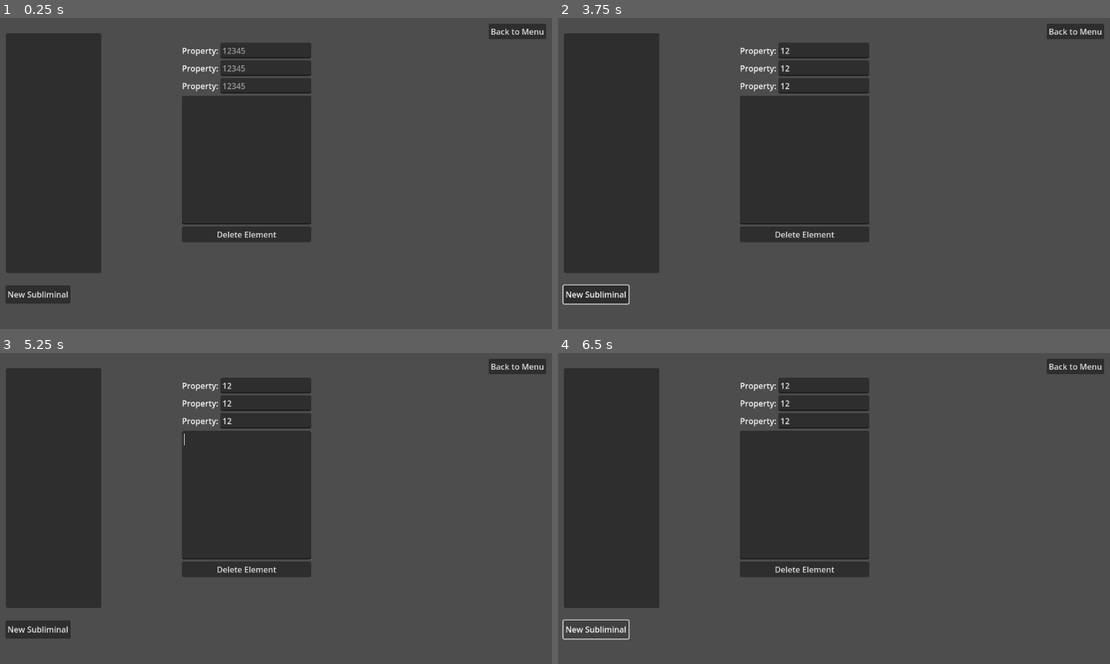
Above: before the commit, frames 1-4 (two rows, left to right).
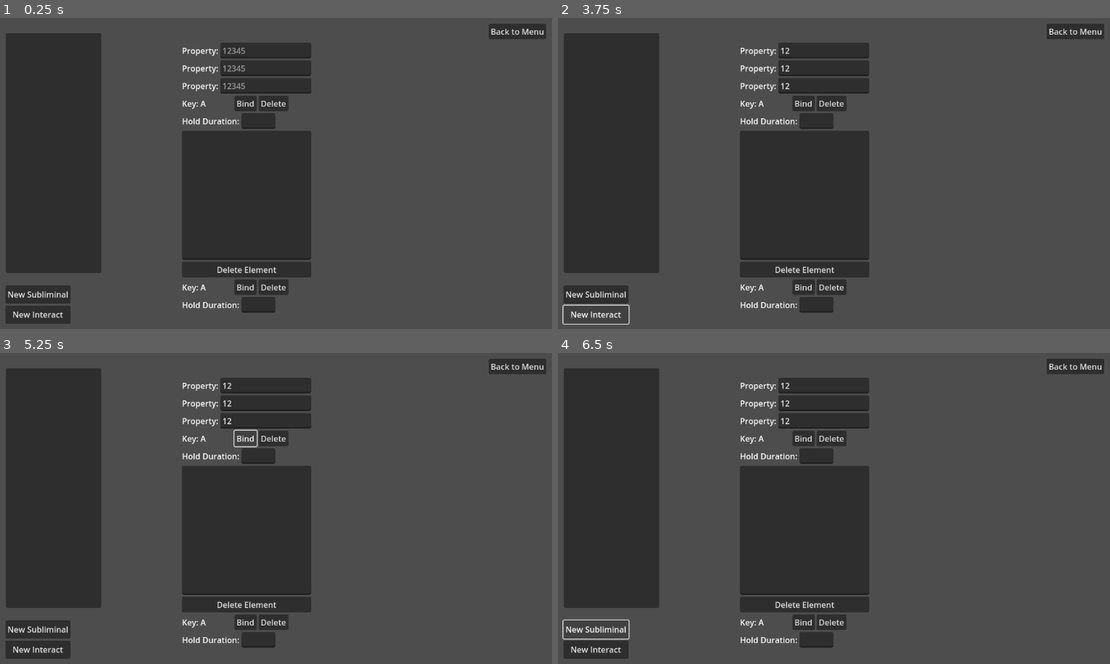
Above: after the commit, the same moments.

Repository: WinterWarp/KeyHypno
Game: Godot game, scene res://Scenes/EditingScene.tscn
Two runs of this game, one before a commit and one after it. Both use one fixed random seed, a clock stepped at 60 frames per second and the inputs below. This scene is started directly instead of the project's main scene.
Inputs (mouse positions are in pixels of both pictures, inside the frame that each line leads up to):
- Up to frame 1 (0.25 s): no input
- Up to frame 2 (3.75 s): click (822, 49) at 0.52 s; type "12" at 0.6 s; click (822, 67) at 0.75 s; type "12" at 0.83 s; click (822, 86) at 0.98 s; type "12" at 1.07 s; click (800, 101) at 1.25 s, where only the run after the commit has a clickable "Bind"; click "New Subliminal" at 2 s; click "New Subliminal" at 2.75 s; click (596, 313) at 3.5 s, where only the run after the commit has a clickable "New Interact"
- Up to frame 3 (5.25 s): click (38, 648) at 4.25 s, where only the run after the commit has a clickable "New Interact"; click (242, 436) at 5 s, where only the run after the commit has a clickable "Bind"
- Up to frame 4 (6.5 s): click "New Subliminal" at 5.75 s

The runs differ from the first frame. In frame 1, 6.1% of the frame differs, in the area x 1-57%, y 25-99%; in frame 2, 5.7%; in frame 3, 6.1%, in the area x 1-57%, y 24-99%; in frame 4, 6.1%.
Error before the commit: Invalid call. Nonexistent function 'assign_unique_default_display_name_to_element' in base 'Nil'. (res://Scripts/editing_scene.gd:36)
Error after the commit: Invalid call. Nonexistent function 'assign_unique_default_display_name_to_element' in base 'Nil'. (res://Scripts/editing_scene.gd:46)

Commit message:
Implemented interact elements

Diff:
--- a/Scenes/EditingScene.tscn
+++ b/Scenes/EditingScene.tscn
@@ -1,6 +1,7 @@
-[gd_scene load_steps=2 format=3 uid="uid://dcuw6mx1gt4su"]
+[gd_scene load_steps=3 format=3 uid="uid://dcuw6mx1gt4su"]
 
 [ext_resource type="Script" path="res://Scripts/editing_scene.gd" id="1_lwjxk"]
+[ext_resource type="PackedScene" uid="uid://br4jmmu48sjyr" path="res://Scenes/InteractionKeyEditPane.tscn" id="2_u403d"]
 
 [node name="Node2D" type="Node2D"]
 position = Vector2(407, 55)
@@ -14,6 +15,13 @@
 offset_right = 186.0
 offset_bottom = 573.0
 text = "New Subliminal"
+
+[node name="AddInteractButton" type="Button" parent="CanvasLayer"]
+offset_left = 57.0
+offset_top = 577.0
+offset_right = 186.0
+offset_bottom = 613.0
+text = "New Interact"
 
 [node name="BackToMenuButton" type="Button" parent="CanvasLayer"]
 anchors_preset = 1
@@ -70,6 +78,9 @@
 size_flags_horizontal = 3
 placeholder_text = "12345"
 
+[node name="Control" parent="CanvasLayer/EditElementRootContainer" instance=ExtResource("2_u403d")]
+layout_mode = 2
+
 [node name="TextEdit" type="TextEdit" parent="CanvasLayer/EditElementRootContainer"]
 custom_minimum_size = Vector2(256, 256)
 layout_mode = 2
@@ -79,6 +90,10 @@
 layout_mode = 2
 text = "Delete Element"
 
+[node name="Control2" parent="CanvasLayer/EditElementRootContainer" instance=ExtResource("2_u403d")]
+layout_mode = 2
+
 [connection signal="pressed" from="CanvasLayer/AddSubliminalButton" to="." method="_on_add_subliminal_button_pressed"]
+[connection signal="pressed" from="CanvasLayer/AddInteractButton" to="." method="_on_add_interact_button_pressed"]
 [connection signal="pressed" from="CanvasLayer/BackToMenuButton" to="." method="_on_back_to_menu_button_pressed"]
 [connection signal="item_selected" from="CanvasLayer/ListOfElementsInSession" to="." method="_on_list_of_elements_in_session_item_selected"]
--- a/Scenes/HypnoScene.tscn
+++ b/Scenes/HypnoScene.tscn
@@ -43,6 +43,21 @@
 grow_horizontal = 0
 text = "Main Menu"
 
+[node name="InteractLabel" type="Label" parent="SessionCanvas"]
+anchors_preset = 8
+anchor_left = 0.5
+anchor_top = 0.5
+anchor_right = 0.5
+anchor_bottom = 0.5
+offset_left = -139.0
+offset_top = 62.0
+offset_right = 142.0
+offset_bottom = 85.0
+grow_horizontal = 2
+grow_vertical = 2
+text = "Press the A key"
+horizontal_alignment = 1
+
 [node name="Control" type="Control" parent="."]
 layout_mode = 3
 anchors_preset = 0
--- /dev/null
+++ b/Scenes/InteractionKeyEditPane.tscn
@@ -0,0 +1,41 @@
+[gd_scene load_steps=3 format=3 uid="uid://br4jmmu48sjyr"]
+
+[ext_resource type="Script" path="res://Scripts/interaction_key_edit_pane.gd" id="1_41ox1"]
+[ext_resource type="Script" path="res://Scripts/FloatPropLineEdit.gd" id="2_ewies"]
+
+[node name="InteractionKeyEditPane" type="VBoxContainer"]
+offset_right = 185.0
+offset_bottom = 66.0
+script = ExtResource("1_41ox1")
+
+[node name="KeyContainer" type="HBoxContainer" parent="."]
+layout_mode = 2
+
+[node name="KeyLabel" type="Label" parent="KeyContainer"]
+custom_minimum_size = Vector2(100, 0)
+layout_mode = 2
+text = "Key: A"
+
+[node name="BindKeyButton" type="Button" parent="KeyContainer"]
+layout_mode = 2
+text = "Bind
+"
+
+[node name="DeleteButton" type="Button" parent="KeyContainer"]
+layout_mode = 2
+text = "Delete
+"
+
+[node name="HoldContainer" type="HBoxContainer" parent="."]
+layout_mode = 2
+
+[node name="HoldLabel" type="Label" parent="HoldContainer"]
+layout_mode = 2
+text = "Hold Duration:"
+
+[node name="HoldDurationLineEdit" type="LineEdit" parent="HoldContainer"]
+layout_mode = 2
+script = ExtResource("2_ewies")
+
+[connection signal="pressed" from="KeyContainer/BindKeyButton" to="." method="_on_bind_key_button_pressed"]
+[connection signal="pressed" from="KeyContainer/DeleteButton" to="." method="_on_delete_button_pressed"]
--- /dev/null
+++ b/Scenes/SessionElement_Interact_EditPane.tscn
@@ -0,0 +1,21 @@
+[gd_scene load_steps=3 format=3 uid="uid://fnhhktunrgt0"]
+
+[ext_resource type="Script" path="res://Scripts/session_element_interact_edit_pane.gd" id="1_xleit"]
+[ext_resource type="PackedScene" uid="uid://br4jmmu48sjyr" path="res://Scenes/InteractionKeyEditPane.tscn" id="2_6i558"]
+
+[node name="InteractEditPane" type="VBoxContainer"]
+offset_right = 185.0
+offset_bottom = 66.0
+script = ExtResource("1_xleit")
+
+[node name="InteractionKeyContainer" type="VBoxContainer" parent="."]
+layout_mode = 2
+
+[node name="SingleKey" parent="InteractionKeyContainer" instance=ExtResource("2_6i558")]
+layout_mode = 2
+
+[node name="HSeparator" type="HSeparator" parent="InteractionKeyContainer"]
+layout_mode = 2
+
+[node name="SingleKey2" parent="InteractionKeyContainer" instance=ExtResource("2_6i558")]
+layout_mode = 2
--- a/Scenes/SessionElement_Subliminal.tscn
+++ /dev/null
@@ -1,6 +0,0 @@
-[gd_scene load_steps=2 format=3 uid="uid://bn0r4wfmhf0lh"]
-
-[ext_resource type="Script" path="res://Scripts/SessionElement_Subliminal.gd" id="1_t1tjn"]
-
-[node name="Node" type="Node"]
-script = ExtResource("1_t1tjn")
--- /dev/null
+++ b/Scripts/ButtonInteract.gd
@@ -0,0 +1,21 @@
+class_name ButtonInteract
+extends RefCounted
+
+var _bound_key : Key
+#var _is_hold : bool = false
+var _hold_time : FloatObj = FloatObj.new(0.0)
+
+func _ready() -> void:
+	pass
+
+func set_bound_key(in_bound_key: Key) -> void:
+	_bound_key = in_bound_key
+
+func get_bound_key() -> Key:
+	return _bound_key
+
+func get_hold_time_ref() -> FloatObj:
+	return _hold_time
+
+func get_hold_time() -> float:
+	return _hold_time.get_value()
--- a/Scripts/FloatPropLineEdit.gd
+++ b/Scripts/FloatPropLineEdit.gd
@@ -29,6 +29,9 @@
 
 
 func _update_from_text() -> void:
+	if _property_reference == null:
+		return
+
 	_property_reference.set_value(text.to_float())
 	# Update the text according to the value we parsed from the entered string.
 	# So if the entered text wasn't a valid float, we "snap back" to having a float in the text box.
--- a/Scripts/SessionData.gd
+++ b/Scripts/SessionData.gd
@@ -22,11 +22,14 @@
 	if _paused:
 		return
 	var old_global_time: float = _global_time
-	_global_time += delta
+	var time_advancing: bool = _should_time_advance()
+	if time_advancing:
+		_global_time += delta
 	var has_incomplete_element: bool = false
 	for element: SessionElement in _elements:
 		if element.is_element_active():
-			element._process_element(delta)
+			if time_advancing || element is SessionElement_Interact:
+				element._process_element(delta)
 		else:
 			if (
 				old_global_time <= element.get_start_time()
@@ -102,6 +105,13 @@
 	return ""
 
 
+func _should_time_advance() -> bool:
+	for element: SessionElement in _elements:
+		if element.is_element_active() && element is SessionElement_Interact:
+			return false
+	return true
+
+
 func debug_print() -> void:
 	for element in _elements:
 		element.debug_print()
--- a/Scripts/SessionElement.gd
+++ b/Scripts/SessionElement.gd
@@ -65,7 +65,7 @@
 
 
 func get_default_display_name() -> String:
-	return "Subliminal"
+	return "Element"
 
 
 func _handle_display_name_value_changed(old_value: String, new_value: String) -> void:
@@ -78,3 +78,6 @@
 	print("_end_time: " + str(_end_time.get_value()))
 	print("_local_time: " + str(_local_time))
 	print("_is_active: " + str(_is_active))
+
+func _input(event: InputEvent) -> void:
+	pass
--- /dev/null
+++ b/Scripts/SessionElement_Interact.gd
@@ -0,0 +1,78 @@
+class_name SessionElement_Interact
+extends SessionElement
+
+var _button_sequence: Array[ButtonInteract]
+var _next_awaited_button_index: int = 0
+var _holding_awaited_button: bool = false
+var _time_holding_awaited_button: float = 0.0
+
+
+func _begin_element():
+	super._begin_element()
+	_next_awaited_button_index = 0
+
+
+func _process_element(delta: float) -> bool:
+	var still_running = super._process_element(delta)
+	if !still_running:
+		return false
+	if _next_awaited_button_index >= _button_sequence.size():
+		_end_element()
+		return false
+	if _holding_awaited_button:
+		_time_holding_awaited_button += delta
+		if _time_holding_awaited_button > get_awaited_interact().get_hold_time():
+			_advance_awaited_button()
+		if _next_awaited_button_index >= _button_sequence.size():
+			_end_element()
+			return false
+	return true
+
+
+func get_awaited_interact() -> ButtonInteract:
+	if _next_awaited_button_index < _button_sequence.size():
+		return _button_sequence[_next_awaited_button_index]
+	else:
+		return null
+
+
+func add_button_interact() -> void:
+	var new_button_interact = ButtonInteract.new()
+	_button_sequence.append(new_button_interact)
+
+
+func remove_button_interact(to_remove: ButtonInteract) -> void:
+	_button_sequence.erase(to_remove)
+
+
+func get_button_sequence() -> Array[ButtonInteract]:
+	return _button_sequence
+
+
+func get_default_display_name() -> String:
+	return "Interact"
+
+
+func _input(event: InputEvent) -> void:
+	if !(event is InputEventKey) || !is_element_active():
+		return
+	var key_event: InputEventKey = event
+
+	var awaited_interact: ButtonInteract = get_awaited_interact()
+	if awaited_interact == null:
+		return
+
+	if key_event.keycode == awaited_interact.get_bound_key():
+		if key_event.pressed:
+			if awaited_interact.get_hold_time() <= 0.0:
+				_advance_awaited_button()
+			else: if !_holding_awaited_button:
+				_holding_awaited_button = true
+				_time_holding_awaited_button = 0.0
+		else:
+			_holding_awaited_button = false
+
+
+func _advance_awaited_button() -> void:
+	_next_awaited_button_index = _next_awaited_button_index + 1
+	_holding_awaited_button = false
--- a/Scripts/SessionElement_Subliminal.gd
+++ b/Scripts/SessionElement_Subliminal.gd
@@ -82,6 +82,10 @@
 		_messages.append(packed_string)
 
 
+func get_default_display_name() -> String:
+	return "Subliminal"
+
+
 func debug_print() -> void:
 	super.debug_print()
 	print("_messages: ")
--- a/Scripts/editing_scene.gd
+++ b/Scripts/editing_scene.gd
@@ -10,6 +10,12 @@
 var _currently_editing_index: int
 
 var SubliminalClass = preload("res://Scripts/SessionElement_Subliminal.gd")
+var InteractClass = preload("res://Scripts/SessionElement_Interact.gd")
+var SessionElementInteractEditPaneScene = preload("res://Scenes/SessionElement_Interact_EditPane.tscn")
+
+@onready
+var _canvas_layer: CanvasLayer = $CanvasLayer
+
 
 func _ready():
 	_list_of_elements_in_session = $CanvasLayer/ListOfElementsInSession
@@ -28,11 +34,22 @@
 
 func set_visibility(in_is_visible: bool):
 	show()
-	$CanvasLayer.visible = in_is_visible
+	_canvas_layer.visible = in_is_visible
+
+
+func is_scene_active() -> bool:
+	return _canvas_layer.visible
 
 
 func _on_add_subliminal_button_pressed() -> void:
 	var new_element: SessionElement_Subliminal = SubliminalClass.new()
+	open_session_data.assign_unique_default_display_name_to_element(new_element)
+	open_session_data.add_element(new_element)
+	_add_element_to_display_list(new_element)
+
+
+func _on_add_interact_button_pressed() -> void:
+	var new_element: SessionElement_Interact = InteractClass.new()
 	open_session_data.assign_unique_default_display_name_to_element(new_element)
 	open_session_data.add_element(new_element)
 	_add_element_to_display_list(new_element)
@@ -87,6 +104,11 @@
 		_subliminal_messages_editor.size_flags_horizontal = 0
 		_subliminal_messages_editor.text_changed.connect(_handle_subliminal_messages_editor_text_changed)
 		_edit_element_root_container.add_child(_subliminal_messages_editor)
+	else: if _currently_editing_element is SessionElement_Interact:
+		var interact_edit_pane = SessionElementInteractEditPaneScene.instantiate()
+		_edit_element_root_container.add_child(interact_edit_pane)
+		interact_edit_pane.set_editing_element(_currently_editing_element)
+
 
 	var delete_button: Button = Button.new()
 	delete_button.text = "Delete Element"
--- /dev/null
+++ b/Scripts/interaction_key_edit_pane.gd
@@ -0,0 +1,48 @@
+extends Control
+
+var _button_interact_instance: ButtonInteract
+var _waiting_for_key_bind: bool = false
+
+@onready
+var _key_label: Label = $KeyContainer/KeyLabel
+@onready
+var _hold_duration_line_edit: FloatPropLineEdit = $HoldContainer/HoldDurationLineEdit
+
+signal on_delete(pane_being_deleted: Control)
+
+
+func _on_bind_key_button_pressed() -> void:
+	_waiting_for_key_bind = true
+
+
+func set_button_interact_instance(in_button_interact_instance: ButtonInteract) -> void:
+	_button_interact_instance = in_button_interact_instance
+	if _button_interact_instance != null:
+		_update_bound_key_label()
+		_hold_duration_line_edit.set_property_reference(_button_interact_instance.get_hold_time_ref())
+
+
+func get_button_interact_instance() -> ButtonInteract:
+	return _button_interact_instance
+
+
+func _input(event: InputEvent) -> void:
+	if !_waiting_for_key_bind:
+		return
+
+	if !(event is InputEventKey):
+		return
+
+	var key_event: InputEventKey = event
+	if key_event.pressed:
+		_button_interact_instance.set_bound_key(key_event.keycode)
+	_waiting_for_key_bind = false
+	_update_bound_key_label()
+
+
+func _update_bound_key_label() -> void:
+	_key_label.text = "Key: " + OS.get_keycode_string(_button_interact_instance.get_bound_key())
+
+
+func _on_delete_button_pressed() -> void:
+	on_delete.emit(self)
--- a/Scripts/session_canvas.gd
+++ b/Scripts/session_canvas.gd
@@ -5,6 +5,8 @@
 var player: AudioStreamPlayer
 var subliminal_label: Label
 var debug_label: Label
+@onready
+var interact_label: Label = $InteractLabel
 
 
 func _ready():
@@ -20,6 +22,7 @@
 
 func draw_session():
 	var active_elements: Array[SessionElement] = session_data.get_active_elements()
+
 	var active_subliminals = active_elements.filter(
 		func(element: SessionElement): return element is SessionElement_Subliminal
 	)
@@ -28,6 +31,7 @@
 	else:
 		subliminal_label.visible = true
 		subliminal_label.text = active_subliminals[0].get_current_message()
+
 	var active_audio = active_elements.filter(
 		func(element: SessionElement): return element is SessionElement_Audio
 	)
@@ -35,6 +39,25 @@
 		player.play_path(zip_reader, "")
 	elif active_audio.size() > 0 && active_audio[0].path != player.path && !session_data._paused:
 		player.play_path(zip_reader, active_audio[0].path)
+
+	var active_interacts = active_elements.filter(
+		func(element: SessionElement): return element is SessionElement_Interact
+	)
+	if active_interacts.is_empty():
+		interact_label.visible = false
+	else:
+		var awaited_interact: ButtonInteract = active_interacts[0].get_awaited_interact()
+		if awaited_interact == null:
+			interact_label.visible = false
+		else:
+			interact_label.visible = true
+			var key_string: String = OS.get_keycode_string(awaited_interact.get_bound_key())
+			var hold_time: float = awaited_interact.get_hold_time()
+			if hold_time > 0.0:
+				interact_label.text = "Hold the " + key_string + " key for " + str(hold_time) + " seconds."
+			else:
+				interact_label.text = "Press the " + key_string + " key."
+
 	var debug_string: String = "%s" % session_data._global_time
 	debug_label.text = debug_string
 
@@ -43,3 +66,10 @@
 	#draw_subliminal(session_element)
 
 #func draw_subliminal(var subliminal : SessionElement):
+
+func _input(event: InputEvent) -> void:
+	if session_data == null:
+		return
+
+	for active_element: SessionElement in session_data.get_active_elements():
+		active_element._input(event)
--- /dev/null
+++ b/Scripts/session_element_interact_edit_pane.gd
@@ -0,0 +1,49 @@
+extends Control
+
+var InteractionKeyEditPaneScene = preload("res://Scenes/InteractionKeyEditPane.tscn")
+
+@onready
+var _interaction_key_container: VBoxContainer = $InteractionKeyContainer
+
+var _editing_element: SessionElement_Interact
+
+
+func set_editing_element(in_editing_element: SessionElement_Interact) -> void:
+	_editing_element = in_editing_element
+	populate_pane()
+
+
+func populate_pane() -> void:
+	for child in _interaction_key_container.get_children():
+		_interaction_key_container.remove_child(child)
+	if _editing_element == null:
+		return
+
+	_interaction_key_container.add_child(HSeparator.new())
+	for interact: ButtonInteract in _editing_element.get_button_sequence():
+		_add_interaction_key_edit_pane(interact)
+
+	var new_button_interact_button: Button = Button.new()
+	new_button_interact_button.text = "Add Button Interact"
+	new_button_interact_button.pressed.connect(_handle_new_button_interact_button_pressed)
+	add_child(new_button_interact_button)
+
+
+func _handle_new_button_interact_button_pressed():
+	_editing_element.add_button_interact()
+	_add_interaction_key_edit_pane(_editing_element.get_button_sequence().back())
+
+
+func _add_interaction_key_edit_pane(interact: ButtonInteract) -> void:
+	var key_edit_pane = InteractionKeyEditPaneScene.instantiate()
+	_interaction_key_container.add_child(key_edit_pane)
+	_interaction_key_container.add_child(HSeparator.new())
+	key_edit_pane.set_button_interact_instance(interact)
+	key_edit_pane.on_delete.connect(_handle_interaction_key_delete)
+
+
+func _handle_interaction_key_delete(pane_being_deleted: Control) -> void:
+	_editing_element.remove_button_interact(pane_being_deleted.get_button_interact_instance())
+	var index: int = _interaction_key_container.get_children().find(pane_being_deleted)
+	_interaction_key_container.remove_child(pane_being_deleted)
+	_interaction_key_container.remove_child(_interaction_key_container.get_child(index)) # also remove the HSpacer
